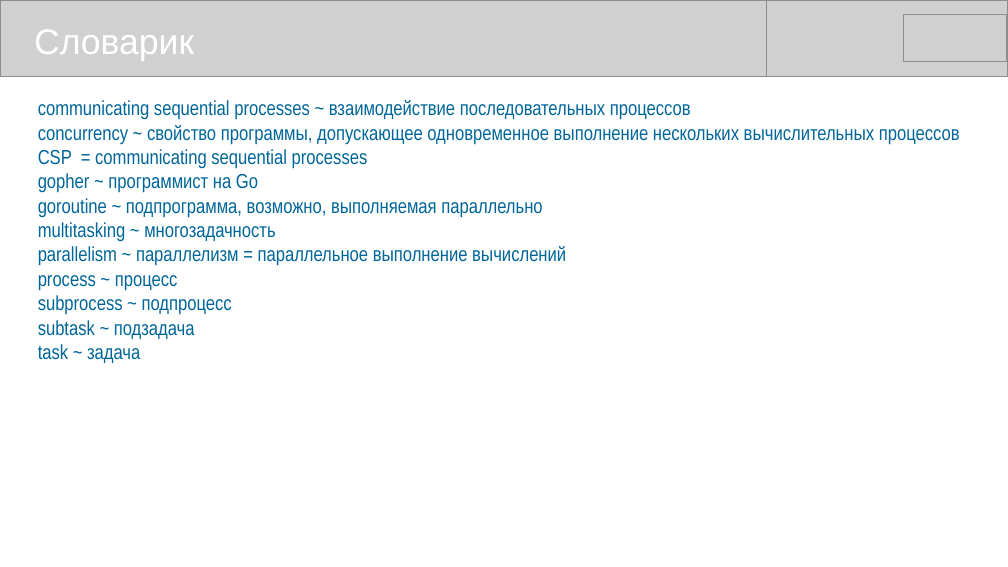
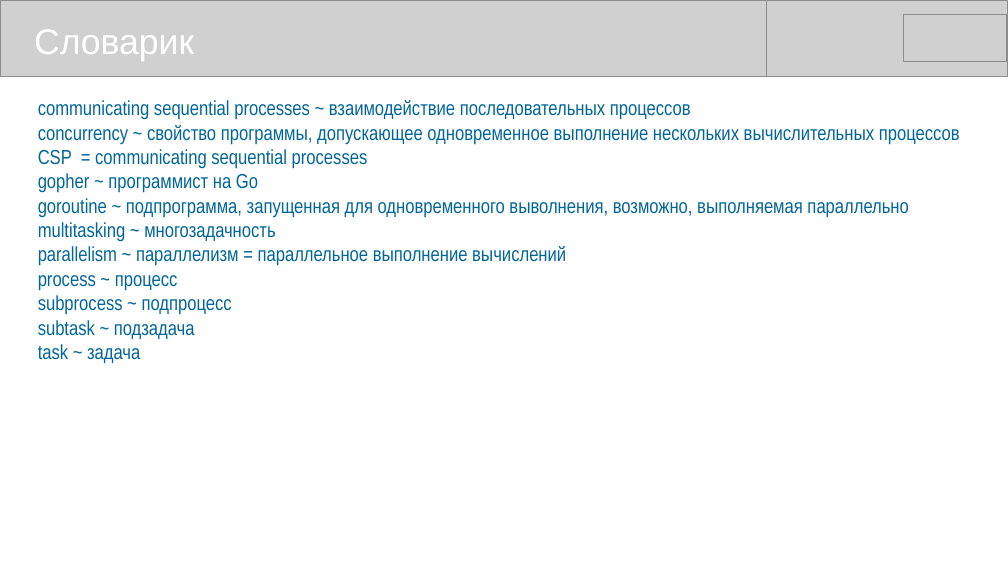
Before and after one commit to mike-shock/Go_language, a slide deck: slide 53 of Go_Preview.odp. Drawn at 1008x567 pixels with LibreOffice and Linux fonts; fonts in the diff are those of the drawing; grey boxes stand for pictures. Boxes give left, top, right and bottom in pixels: in the first picture for what was removed or moved away, otherwise in the second. Text is boxed around its words. In the diff, an @@ line names an element or a change of style, - is before the commit and + after.

```diff
--- a/Go_Preview.odp
+++ b/Go_Preview.odp
@@ text at [38, 198, 908, 218]: text changed @@
-goroutine ~ подпрограмма, возможно, выполняемая параллельно
+goroutine ~ подпрограмма, запущенная для одновременного выволнения, возможно, выполняемая параллельно
```
Also in this commit, not shown: 2 other slides changed, 1 other file.
